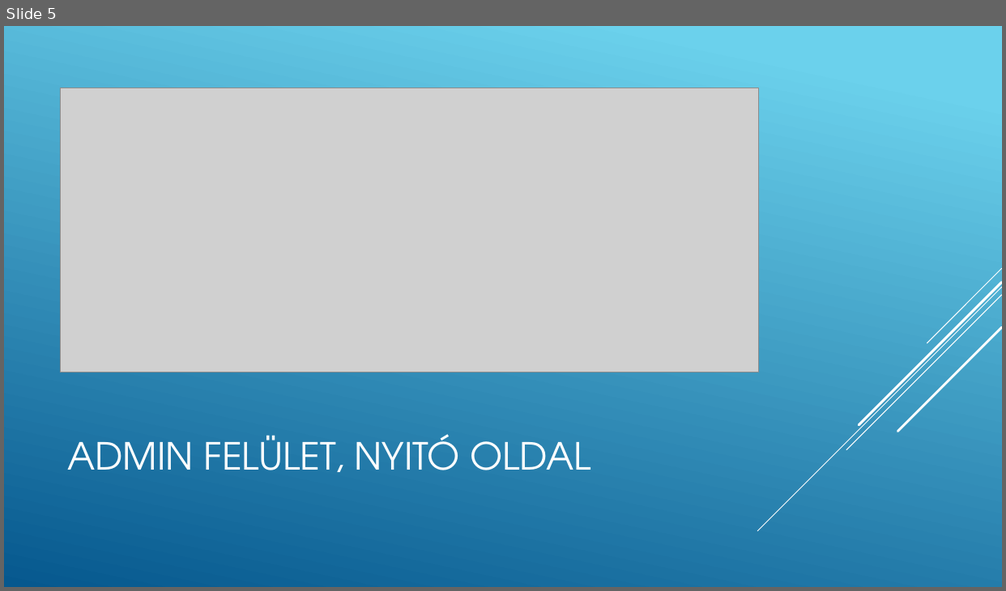
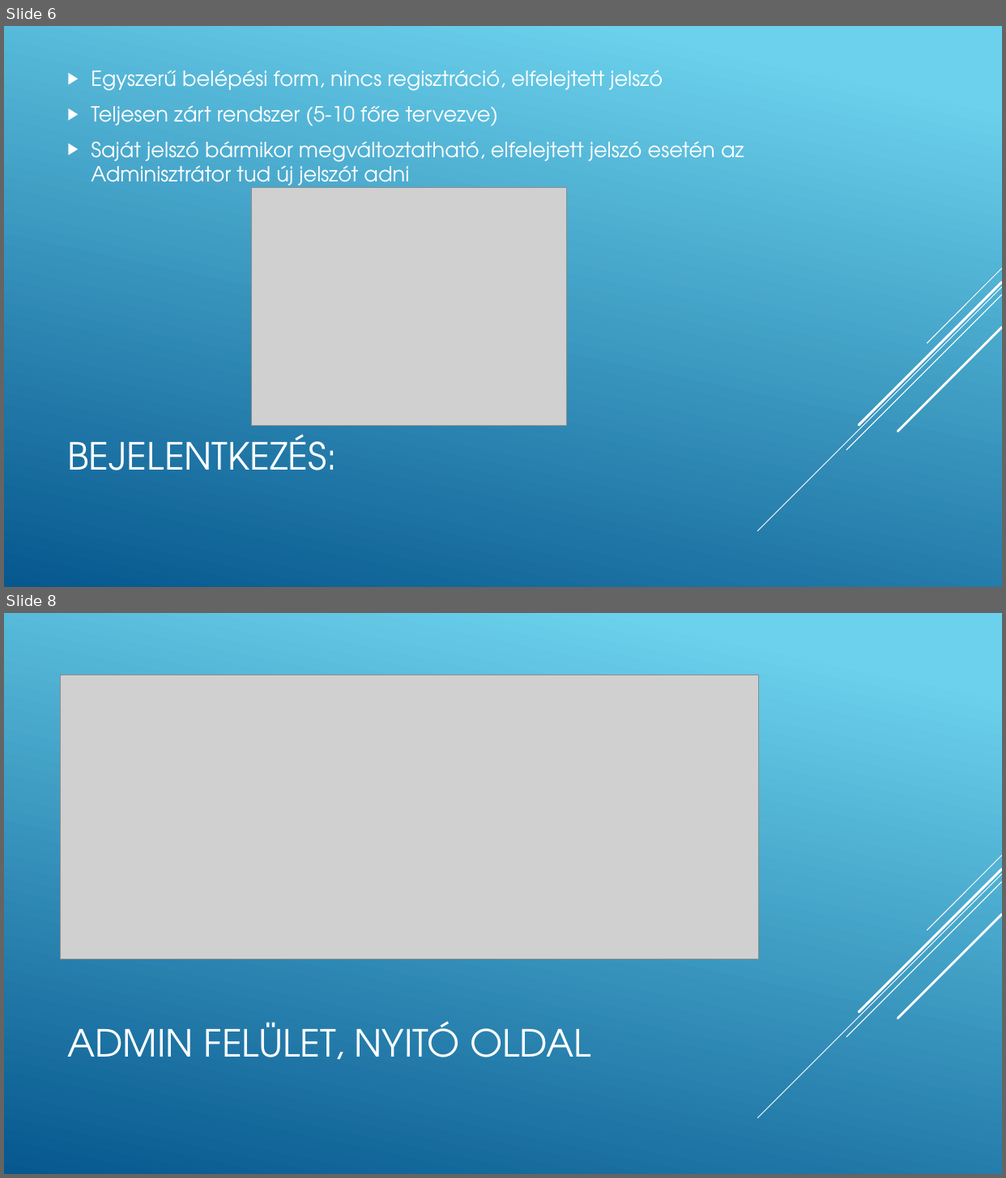
Before and after one commit to GroszFerenc/projektfeladat, a slide deck: grosz_ferenc_prezentacio.pptx. Shown one above the other, each under a label of ours: slide 5 before the commit, slides 6 and 8 after it; the slides between them are not shown. The pictures are 1006x591 and 1006x1178 pixels, drawn with LibreOffice and Linux fonts; fonts in the diff are those of the drawing; grey boxes stand for pictures. Boxes give left, top, right and bottom in pixels: in the first picture for what was removed or moved away, otherwise in the second. Text is boxed around its words. In the diff, an @@ line names an element or a change of style, - is before the commit and + after.

```diff
--- a/grosz_ferenc_prezentacio.pptx
+++ b/grosz_ferenc_prezentacio.pptx
@@ slide 6 added at (4, 26, 1002, 587), background gradient #6ED2EB to #06588E; not listed: 5 template elements that a slide beside it also shows @@
@@ text added at (91, 70, 744, 192), 20 pt, text #FFFFFF @@
+▶ Egyszerű belépési form, nincs regisztráció, elfelejtett jelszó
+▶ Teljesen zárt rendszer (5-10 főre tervezve)
+▶ Saját jelszó bármikor megváltoztatható, elfelejtett jelszó esetén az Adminisztrátor tud új jelszót adni
@@ picture added at (252, 188, 567, 426) @@
@@ title added at (67, 434, 337, 471), 36 pt, text #FFFFFF @@
+BEJELENTKEZÉS:
@@ what was slide 5 is now slide 8 @@
```
Also in this commit, not shown: 8 slides changed, 11 other slides added, 1 other file.
